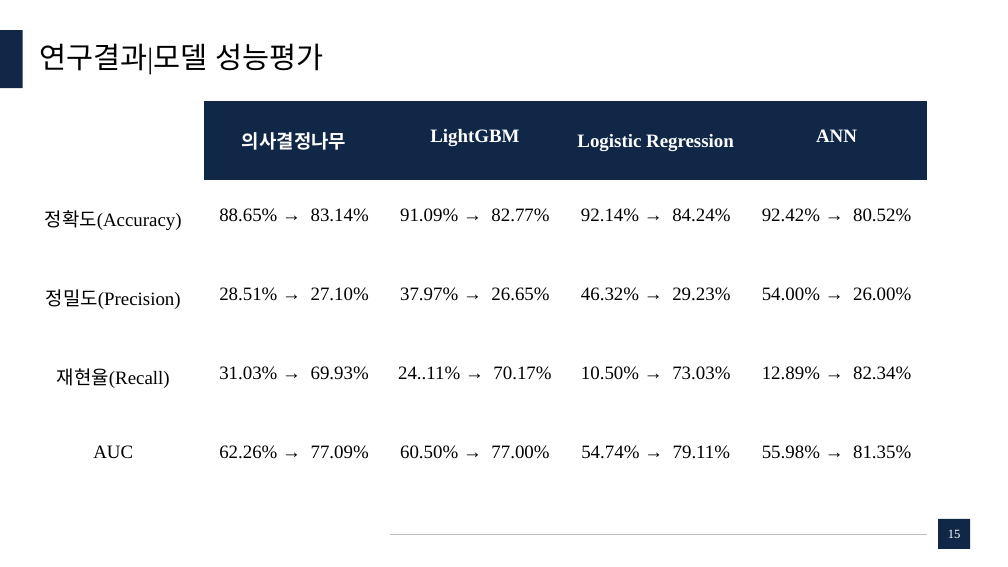
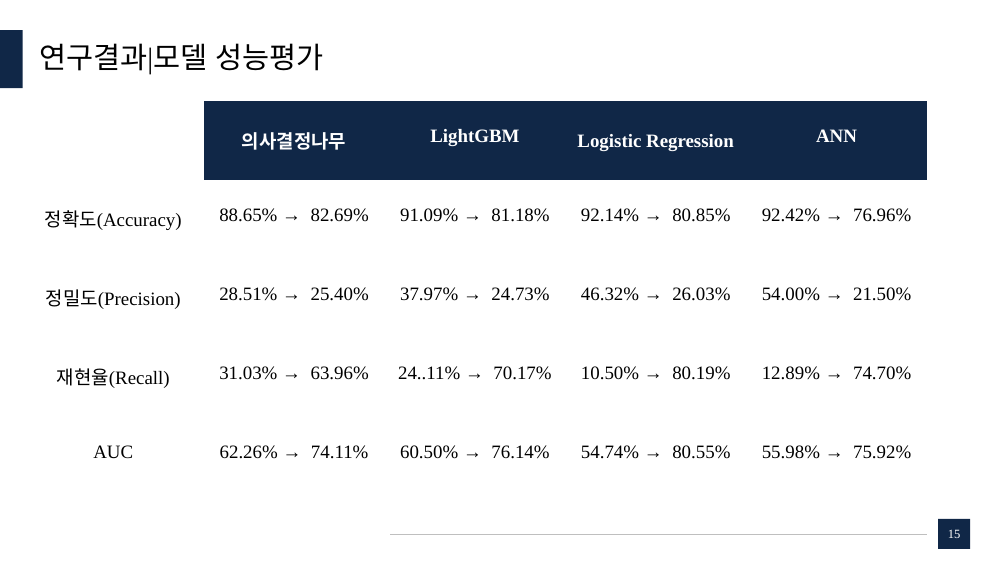
Before and after one commit to dudungE/Competition, a slide deck: slide 15 of ppt/부실가계분류모델에 관한 연구.pptx. Drawn at 1008x567 pixels with LibreOffice and Linux fonts; fonts in the diff are those of the drawing. Boxes give left, top, right and bottom in pixels: in the first picture for what was removed or moved away, otherwise in the second. Text is boxed around its words. In the diff, an @@ line names an element or a change of style, - is before the commit and + after.

```diff
--- a/ppt/부실가계분류모델에 관한 연구.pptx
+++ b/ppt/부실가계분류모델에 관한 연구.pptx
@@ table at (23, 101, 926, 495) @@
-row 2: 정확도(Accuracy) | 88.65% → 83.14% | 91.09% → 82.77% | 92.14% → 84.24% | 92.42% → 80.52%
+row 2: 정확도(Accuracy) | 88.65% → 82.69% | 91.09% → 81.18% | 92.14% → 80.85% | 92.42% → 76.96%
-row 3: 정밀도(Precision) | 28.51% → 27.10% | 37.97% → 26.65% | 46.32% → 29.23% | 54.00% → 26.00%
+row 3: 정밀도(Precision) | 28.51% → 25.40% | 37.97% → 24.73% | 46.32% → 26.03% | 54.00% → 21.50%
-row 4: 재현율(Recall) | 31.03% → 69.93% | 24..11% → 70.17% | 10.50% → 73.03% | 12.89% → 82.34%
+row 4: 재현율(Recall) | 31.03% → 63.96% | 24..11% → 70.17% | 10.50% → 80.19% | 12.89% → 74.70%
-row 5: AUC | 62.26% → 77.09% | 60.50% → 77.00% | 54.74% → 79.11% | 55.98% → 81.35%
+row 5: AUC | 62.26% → 74.11% | 60.50% → 76.14% | 54.74% → 80.55% | 55.98% → 75.92%
```
Also in this commit, not shown: 19 other slides changed, 7 slides added, 2 slides removed, 2 other files.
